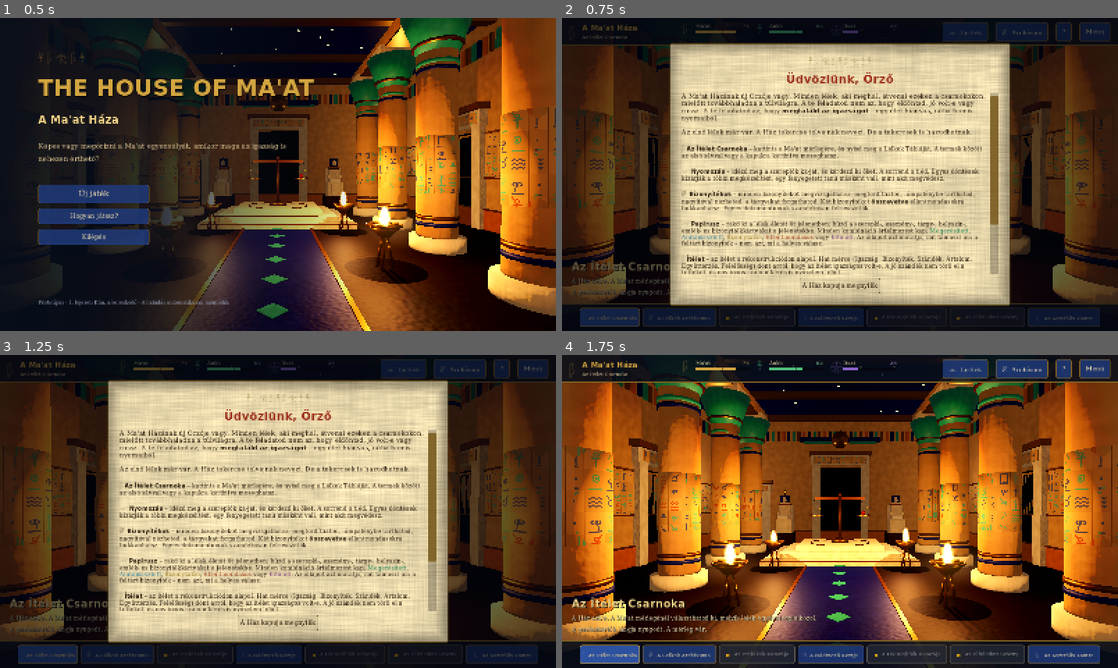
Above: before the commit, frames 1-4 (two rows, left to right).
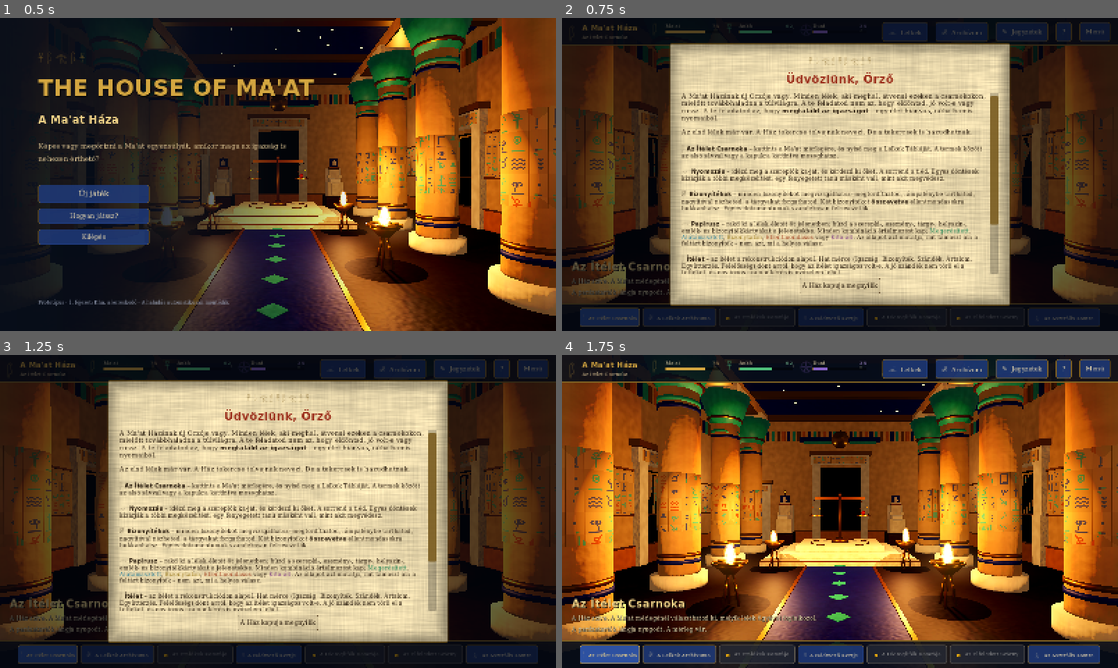
Above: after the commit, the same moments.

Repository: luwias/houseofmaat
Game: Godot game, scene res://scenes/main.tscn
Same seed, same stepped clock (60 frames per second), same inputs: the game is played once before the commit and once after it.
Inputs:
- Up to frame 1 (0.5 s): no input
- Up to frame 2 (0.75 s): click "Új játék" at 0.5 s
- Up to frame 3 (1.25 s): no input
- Up to frame 4 (1.75 s): click "A Ház kapuja megnyílik" at 1.25 s

Frame 1 is identical in both runs. In frame 2, 0.9% of the frame differs, in the area x 18-87%, y 1-8%; in frame 3, 0.9%; in frame 4, 1.2%, in the area x 16-87%, y 1-8%.

Commit message:
Jegyzetfüzet: saját, kézzel írt jegyzetek lelkenként és általános lapon
Elérhető a HUD-ról és az esetképernyőről; a jegyzetek a mentésbe
kerülnek. 2 új teszt.

Co-Authored-By: Claude Opus 5.5 <noreply@anthropic.com>

Diff:
--- a/data/hu/ui.json
+++ b/data/hu/ui.json
@@ -14,6 +14,11 @@
   "btn_cancel": "Mégse",
   "btn_yes": "Igen",
   "btn_menu": "Menü",
+  "btn_notes": "✎  Jegyzetek",
+  "notes_title": "Az Őrző jegyzetei",
+  "notes_hint": "Írd le, amit megtudtál, amit gyanítasz, és amit még meg kell kérdezned. A jegyzetek automatikusan mentődnek.",
+  "notes_general": "Általános jegyzetek",
+  "notes_placeholder": "Kezdj el írni…",
   "btn_souls": "𓁹  Lelkek",
   "btn_archive": "𓏞  Archívum",
   "btn_active_case": "%s ügye",
--- a/scripts/core/game_state.gd
+++ b/scripts/core/game_state.gd
@@ -64,7 +64,7 @@
 		"nodes": {}, "options": {}, "choices": {}, "lexicon": {}, "memories": {}, "clarified": {},
 		"compared": {}, "clues": {}, "corrupted": {}, "cases": {}, "history": [],
 		"active_case": "", "room": "hall", "consults": {}, "restored": {}, "playtime": 0.0,
-		"seen_intro": false
+		"seen_intro": false, "notes": {}
 	}
 	for e in GameData.temple.get("base_lexicon", []):
 		data.lexicon[e.id] = true
@@ -382,6 +382,20 @@
 	return Cond.check(card.get("unlock", true), self)
 
 
+# ------------------------------------------------------------ jegyzetek
+func get_note(key: String) -> String:
+	return str(data.get("notes", {}).get(key, ""))
+
+
+func set_note(key: String, text: String) -> void:
+	if not data.has("notes"):
+		data["notes"] = {}
+	if str(data.notes.get(key, "")) == text:
+		return
+	data.notes[key] = text
+	_mark()
+
+
 ## Hányszor van már lehelyezve a kártya a storyboardon.
 func card_used(cid: String, card_id: String) -> int:
 	var n := 0
--- a/scripts/main.gd
+++ b/scripts/main.gd
@@ -21,6 +21,7 @@
 const ForgottenScreen = preload("res://scripts/ui/screens/forgotten_screen.gd")
 const AstralScreen = preload("res://scripts/ui/screens/astral_screen.gd")
 const HelpScreen = preload("res://scripts/ui/screens/help_screen.gd")
+const NotesScreen = preload("res://scripts/ui/screens/notes_screen.gd")
 const ConfirmDialog = preload("res://scripts/ui/screens/confirm_dialog.gd")
 
 var temple: Node3D
@@ -261,6 +262,13 @@
 			open_soul_board()
 
 
+func open_notes(page := "") -> void:
+	if page == "":
+		var cid := str(GameState.data.get("active_case", ""))
+		page = cid if cid != "" and not GameState.case_done(cid) else "general"
+	open_overlay(NotesScreen.new(page))
+
+
 func open_help() -> void:
 	open_overlay(HelpScreen.new(false))
 
--- a/scripts/ui/hud.gd
+++ b/scripts/ui/hud.gd
@@ -58,6 +58,7 @@
 	th.add_child(active_case_btn)
 	th.add_child(UI.button(Loc.t("btn_souls"), func(): main.open_soul_board()))
 	th.add_child(UI.button(Loc.t("btn_archive"), func(): main.open_room_screen("archive", "evidence")))
+	th.add_child(UI.button(Loc.t("btn_notes"), func(): main.open_notes()))
 	th.add_child(UI.button("?", func(): main.open_help()))
 	th.add_child(UI.button(Loc.t("btn_menu"), func(): main.confirm(Loc.t("confirm_to_menu"), main.show_menu)))
 
--- a/scripts/ui/screens/case_screen.gd
+++ b/scripts/ui/screens/case_screen.gd
@@ -52,6 +52,11 @@
 		b.add_theme_font_size_override("font_size", 18)
 		tab_buttons[t] = b
 		tabs.add_child(b)
+	var nb := UI.button(Loc.t("btn_notes"), func(): main.open_notes(cid))
+	nb.alignment = HORIZONTAL_ALIGNMENT_LEFT
+	nb.add_theme_font_size_override("font_size", 18)
+	tabs.add_child(UI.gap(6))
+	tabs.add_child(nb)
 	tabs.add_child(UI.spacer(false))
 	questions_holder = UI.vbox(0)
 	tabs.add_child(questions_holder)
--- /dev/null
+++ b/scripts/ui/screens/notes_screen.gd
@@ -0,0 +1,95 @@
+extends "res://scripts/ui/widgets/overlay.gd"
+## Az Őrző jegyzetfüzete: a játékos saját, kézzel írt jegyzetei.
+## Egy általános lap és lelkenként egy lap; minden automatikusan mentődik.
+
+var page := "general"
+var editor: TextEdit
+var page_buttons := {}
+var title_label: Label
+
+
+func _init(p_page := "") -> void:
+	if p_page != "":
+		page = p_page
+	dim = 0.55
+
+
+func build() -> void:
+	var p := centered(Vector2(1180, 780), UI.papyrus(30))
+	var v := UI.vbox(12)
+	p.add_child(v)
+	var h := UI.hbox(12)
+	h.add_child(UI.glyphs("𓏞", 34, T.RED_INK))
+	h.add_child(UI.title(Loc.t("notes_title"), 30, T.RED_INK))
+	h.add_child(UI.spacer())
+	h.add_child(UI.ink_button(Loc.t("btn_close") + "  ✕", close))
+	v.add_child(h)
+	v.add_child(UI.label(Loc.t("notes_hint"), 14, T.INK_L, true))
+	var body := UI.hbox(16)
+	body.size_flags_vertical = Control.SIZE_EXPAND_FILL
+	v.add_child(body)
+	var tabs := UI.vbox(8)
+	tabs.custom_minimum_size.x = 220
+	body.add_child(tabs)
+	_add_page_button(tabs, "general", "𓆄", Loc.t("notes_general"))
+	for s in GameData.souls:
+		if GameData.cases.has(s.id) and GameState.case_state(s.id).get("status", "new") != "new":
+			_add_page_button(tabs, s.id, str(s.glyph), "%s, %s" % [s.name, s.epithet])
+	if not page_buttons.has(page):
+		page = "general"
+	var right := UI.vbox(8)
+	right.size_flags_horizontal = Control.SIZE_EXPAND_FILL
+	body.add_child(right)
+	title_label = UI.title("", 20, T.INK)
+	right.add_child(title_label)
+	editor = TextEdit.new()
+	editor.size_flags_vertical = Control.SIZE_EXPAND_FILL
+	editor.size_flags_horizontal = Control.SIZE_EXPAND_FILL
+	editor.wrap_mode = TextEdit.LINE_WRAPPING_BOUNDARY
+	editor.placeholder_text = Loc.t("notes_placeholder")
+	editor.add_theme_font_size_override("font_size", 19)
+	editor.add_theme_color_override("font_color", T.INK)
+	editor.add_theme_color_override("font_placeholder_color", Color(T.INK_L, 0.55))
+	editor.add_theme_color_override("caret_color", T.RED_INK)
+	editor.add_theme_color_override("selection_color", Color(T.GOLD, 0.45))
+	editor.add_theme_color_override("font_selected_color", T.INK)
+	var lined := T.flat(Color(1, 1, 1, 0.18), Color(T.INK_L, 0.45), 1, 4, 14)
+	editor.add_theme_stylebox_override("normal", lined)
+	editor.add_theme_stylebox_override("focus", T.flat(Color(1, 1, 1, 0.24), T.GOLD_D, 1, 4, 14))
+	editor.text_changed.connect(_on_text_changed)
+	right.add_child(editor)
+	_show_page()
+
+
+func _add_page_button(parent: Control, key: String, glyph: String, text: String) -> void:
+	var b := UI.ink_button("%s  %s" % [glyph, text], _select_page.bind(key))
+	b.alignment = HORIZONTAL_ALIGNMENT_LEFT
+	page_buttons[key] = b
+	parent.add_child(b)
+
+
+func _select_page(key: String) -> void:
+	page = key
+	_show_page()
+
+
+func _show_page() -> void:
+	for k in page_buttons:
+		var b: Button = page_buttons[k]
+		b.add_theme_color_override("font_color", T.RED_INK if k == page else T.INK)
+	var soul := GameData.soul(page)
+	title_label.text = Loc.t("notes_general") if soul.is_empty() else "%s, %s" % [soul.name, soul.epithet]
+	editor.text = GameState.get_note(page)
+	editor.set_caret_line(editor.get_line_count() - 1)
+	editor.set_caret_column(editor.get_line(editor.get_line_count() - 1).length())
+	editor.grab_focus()
+
+
+func _on_text_changed() -> void:
+	GameState.set_note(page, editor.text)
+
+
+func close() -> void:
+	GameState.set_note(page, editor.text)
+	GameState.flush()
+	super.close()
--- a/tests/test_runner.gd
+++ b/tests/test_runner.gd
@@ -417,6 +417,12 @@
 	ok(GS.node_visited("harbor.manifest"), "a párbeszéd-előzmény megmaradt")
 	ok(GS.board("kha").childhood == ["c_kha", "e_poverty"], "a rekonstrukció megmaradt")
 	ok(is_equal_approx(GS.get_stat("maat"), 60.0), "a templom-értékek megmaradtak")
+	GS.set_note("kha", "Ipy hazudik a dátumról?")
+	GS.save_game()
+	GS.reset_state()
+	ok(GS.get_note("kha") == "", "új játékban üres a jegyzetfüzet")
+	GS.load_game()
+	ok(GS.get_note("kha") == "Ipy hazudik a dátumról?", "a saját jegyzetek megmaradnak mentés után")
 	GS.delete_save()
 
 
Not shown, added: scripts/ui/screens/notes_screen.gd.uid
